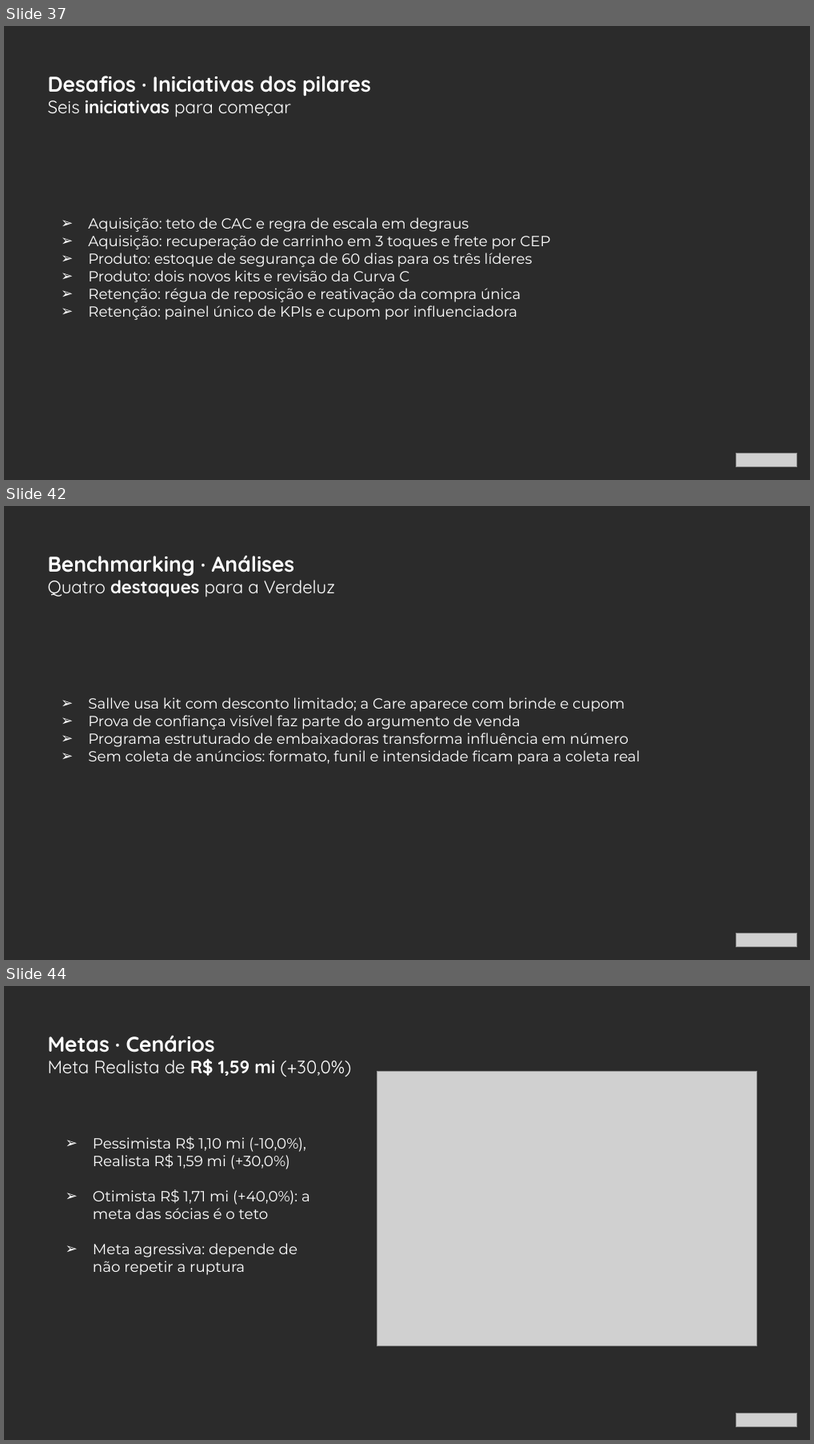
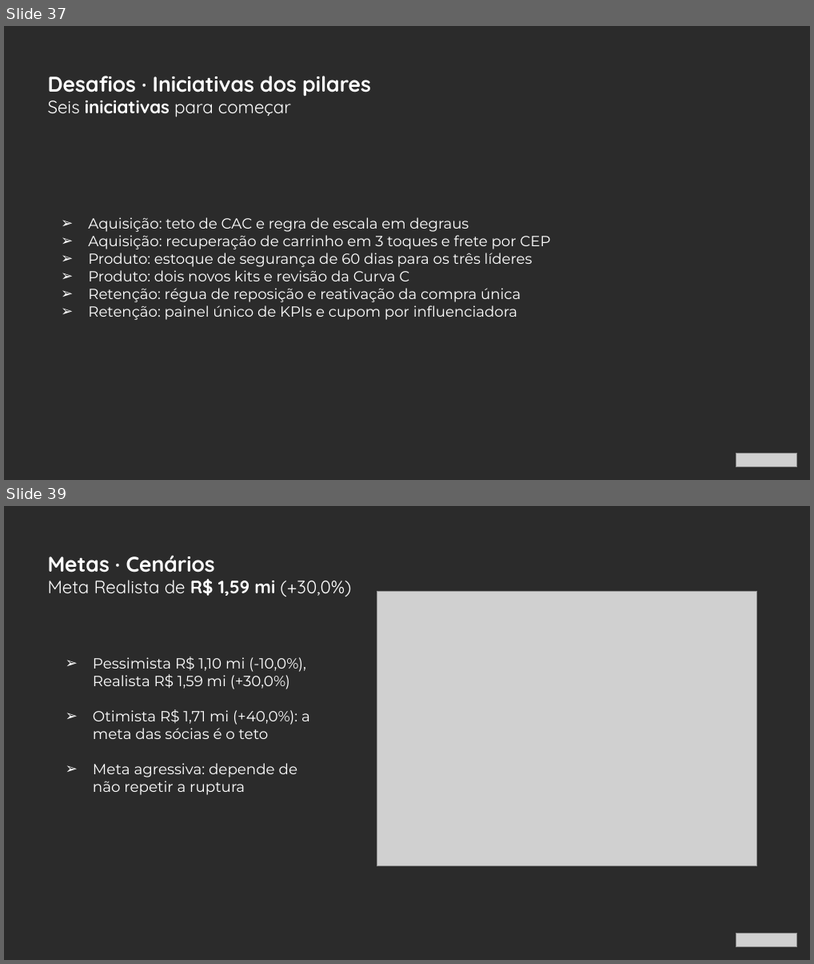
Before and after one commit to MatheusBoomer/growth-cycle-boomer, a slide deck: clientes/_fixtures/verdeluz/base/app/propostas/af3eb9ea-451d-d6f5-3f3d-44d3a8131ce2.pptx. Shown one above the other, each under a label of ours: slides 37, 42 and 44 before the commit, slides 37 and 39 after it; the slides between them are not shown. The pictures are 814x1444 and 814x964 pixels, drawn with LibreOffice and Linux fonts; fonts in the diff are those of the drawing; grey boxes stand for pictures; background and template pictures are left out; a plain dark background stands for a picture behind light text. Boxes give left, top, right and bottom in pixels: in the first picture for what was removed or moved away, otherwise in the second. Text is boxed around its words. In the diff, an @@ line names an element or a change of style, - is before the commit and + after.

```diff
--- a/clientes/_fixtures/verdeluz/base/app/propostas/af3eb9ea-451d-d6f5-3f3d-44d3a8131ce2.pptx
+++ b/clientes/_fixtures/verdeluz/base/app/propostas/af3eb9ea-451d-d6f5-3f3d-44d3a8131ce2.pptx
@@ slide 42 removed at [4, 506, 810, 960], background picture (left out) @@
@@ text removed at [48, 555, 295, 576] @@
-Benchmarking · Análises
@@ text removed at [48, 575, 335, 597] @@
-Quatro destaques para a Verdeluz
@@ text removed at [88, 697, 640, 764] @@
-➢ Sallve usa kit com desconto limitado; a Care aparece com brinde e cupom
-➢ Prova de confiança visível faz parte do argumento de venda
-➢ Programa estruturado de embaixadoras transforma influência em número
-➢ Sem coleta de anúncios: formato, funil e intensidade ficam para a coleta real
@@ picture removed at [736, 932, 798, 946] @@
@@ what was slide 44 is now slide 39 @@
```
Also in this commit, not shown: 4 slides changed, 4 other slides removed, 9 other files.
